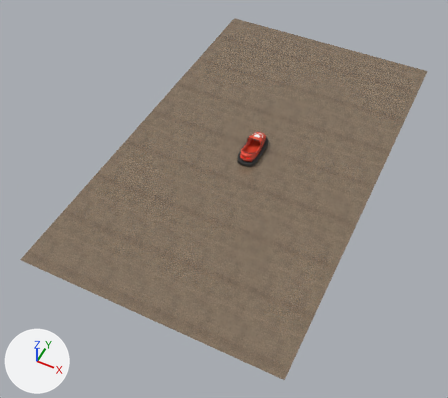
What one commit did to the Blender file assets/models/bumper.blend.
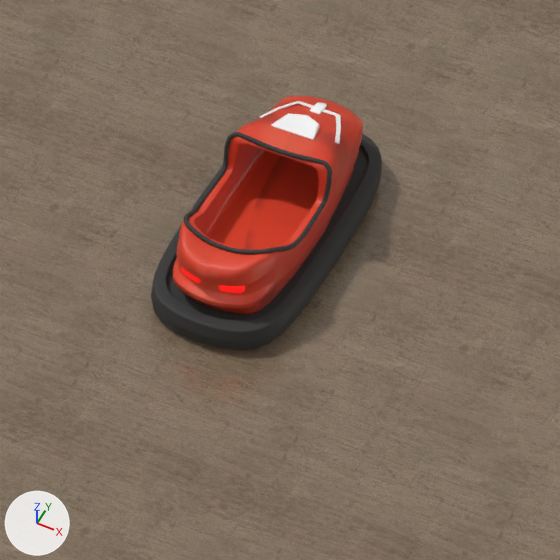
Each version appears first whole from a 50 mm camera at (28.1, -66.5, 69.3) aimed at (-1.4, -7.6, -4.3), and next in a close-up on the part from 48% to 65% of the width and 30% to 49% of the height. Lighting does not change. The marker at lower left points along +X, +Y and +Z.

The first close-up shows 'Bumper', 'Cart', 'Floor', 'Front Decal', 'Tubing'.
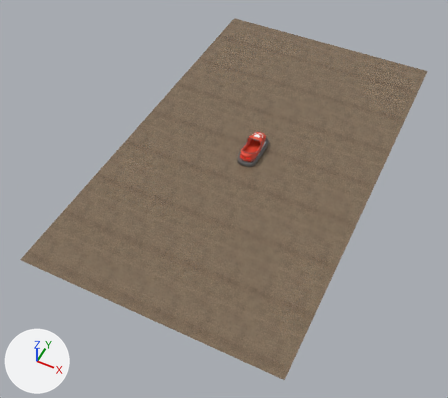
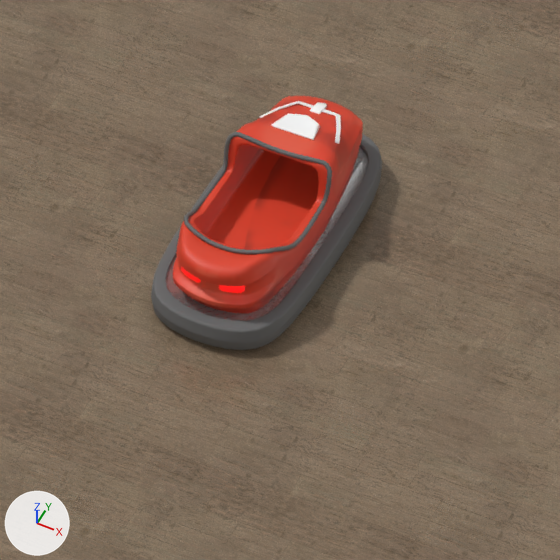
The edits, one by one:
Picture 'diamond-metal-siding_normal-ogl.png' (img_diamond_metal_siding_normal_ogl_png) is new.
Material 'Rubber' (mat_rubber) changes colour from black #404040 to dark grey #6c6c6c; in linear values from (0.0511, 0.0511, 0.0511) to (0.151, 0.151, 0.151).
Material 'MetalBase' (mat_metalbase) is new.
Uses the picture img_diamond_metal_siding_normal_ogl_png.
Mesh me_plane_001 is new.
It has 8 vertices, 3 faces and spans x -1.56..1.56, y -3.35..3.35, z 0.0.
It uses material mat_metalbase (its picture is missing).
Object 'Plane' (ob_plane) is new; it shows me_plane_001.
Its location is (0.0, 0.0, 0.62).
It gains a SUBSURF modifier named 'Subdivision'.

Where the change shows, as pixel boxes [x1, y1, x2, y2] in the close-ups (560 x 560 px):
'Bumper', recoloured (black to grey): [151, 133, 382, 350] in both
'Plane', added: after [166, 147, 368, 321]
'Tubing', recoloured (black to grey): [184, 132, 332, 254] in both
